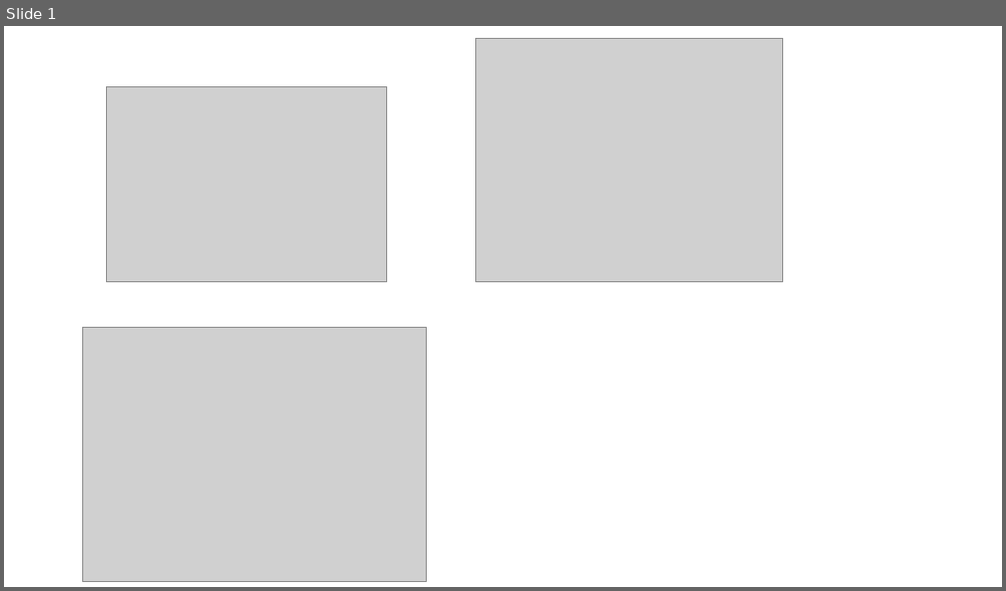
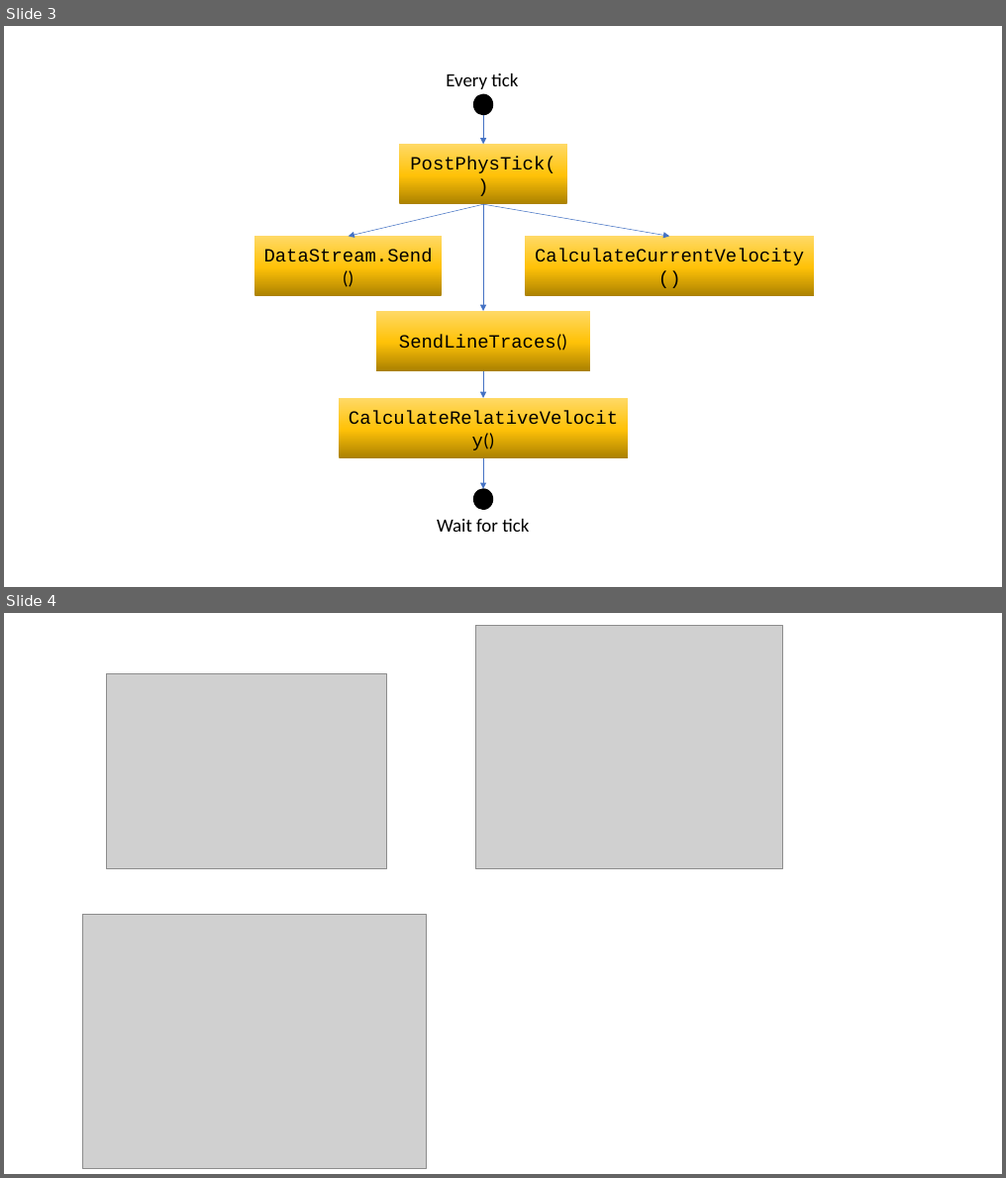
Before and after one commit to Frederick005/Research_Thesis, a slide deck: Report/diagrams.pptx. Shown one above the other, each under a label of ours: slide 1 before the commit, slides 3 and 4 after it. The pictures are 1006x591 and 1006x1178 pixels, drawn with LibreOffice and Linux fonts; fonts in the diff are those of the drawing; grey boxes stand for pictures. Boxes give left, top, right and bottom in pixels: in the first picture for what was removed or moved away, otherwise in the second. Text is boxed around its words. In the diff, an @@ line names an element or a change of style, - is before the commit and + after.

```diff
--- a/Report/diagrams.pptx
+++ b/Report/diagrams.pptx
@@ slide 3 added at (x1=4, y1=26, x2=1002, y2=587), background #FFFFFF @@
@@ text added at (x1=446, y1=74, x2=518, y2=89), 18 pt, text #000000 @@
+Every tick
@@ ellipse added at (x1=474, y1=94, x2=493, y2=114), fill #000000, outline #000000 1 pt @@
@@ rectangle added at (x1=399, y1=144, x2=567, y2=204), fill gradient #AB8100 to #FFC208 to #FFD966, 18 pt, text #000000 @@
+PostPhysTick()
@@ arrow added from (483, 115) to (483, 144), #4472C4 0.5 pt @@
@@ arrow added from (483, 204) to (349, 236), #4472C4 0.5 pt @@
@@ arrow added from (483, 204) to (669, 236), #4472C4 0.5 pt @@
@@ arrow added from (483, 204) to (483, 311), #4472C4 0.5 pt @@
@@ rectangle added at (x1=254, y1=236, x2=442, y2=296), fill gradient #AB8100 to #FFC208 to #FFD966, 18 pt, text #000000 @@
+DataStream.Send()
@@ rectangle added at (x1=525, y1=236, x2=814, y2=296), fill gradient #AB8100 to #FFC208 to #FFD966, 18 pt, text #000000 @@
+CalculateCurrentVelocity()
@@ rectangle added at (x1=377, y1=311, x2=591, y2=372), fill gradient #AB8100 to #FFC208 to #FFD966, 18 pt, text #000000 @@
+SendLineTraces()
@@ arrow added from (483, 372) to (483, 398), #4472C4 0.5 pt @@
@@ rectangle added at (x1=339, y1=398, x2=628, y2=458), fill gradient #AB8100 to #FFC208 to #FFD966, 18 pt, text #000000 @@
+CalculateRelativeVelocity()
@@ arrow added from (483, 459) to (483, 489), #4472C4 0.5 pt @@
@@ ellipse added at (x1=474, y1=489, x2=493, y2=509), fill #000000, outline #000000 1 pt @@
@@ text added at (x1=437, y1=519, x2=529, y2=532), 18 pt, text #000000 @@
+Wait for tick
@@ what was slide 1 is now slide 4 @@
```
Also in this commit, not shown: 9 other slides added, 7 other files.
